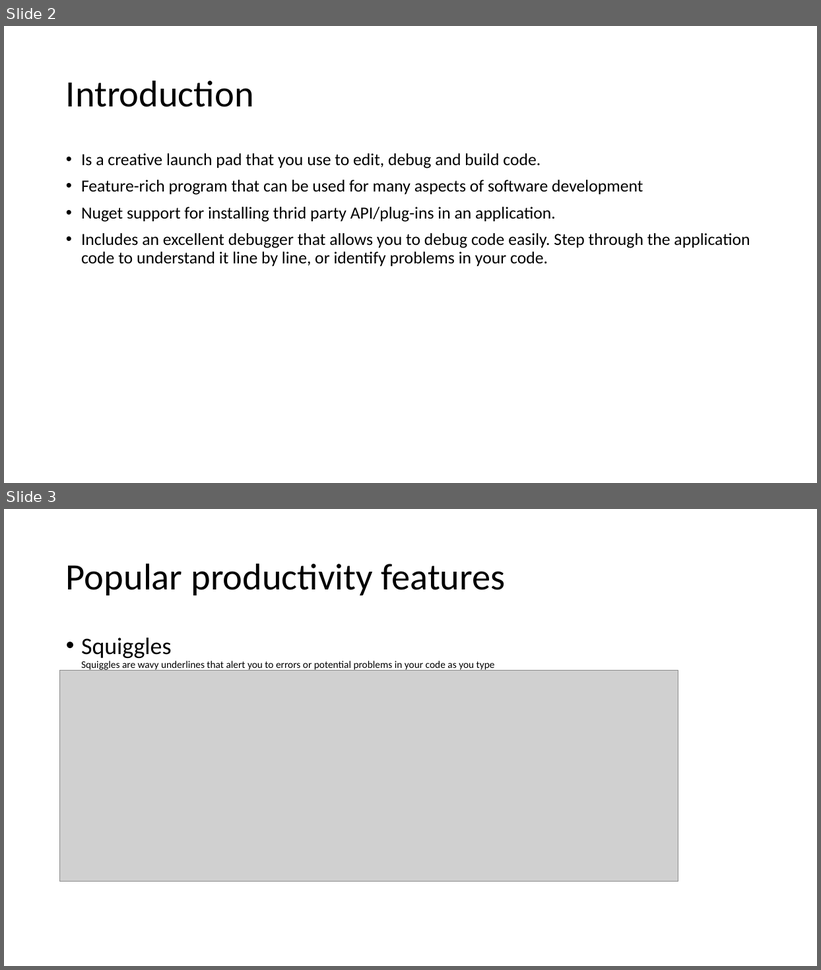
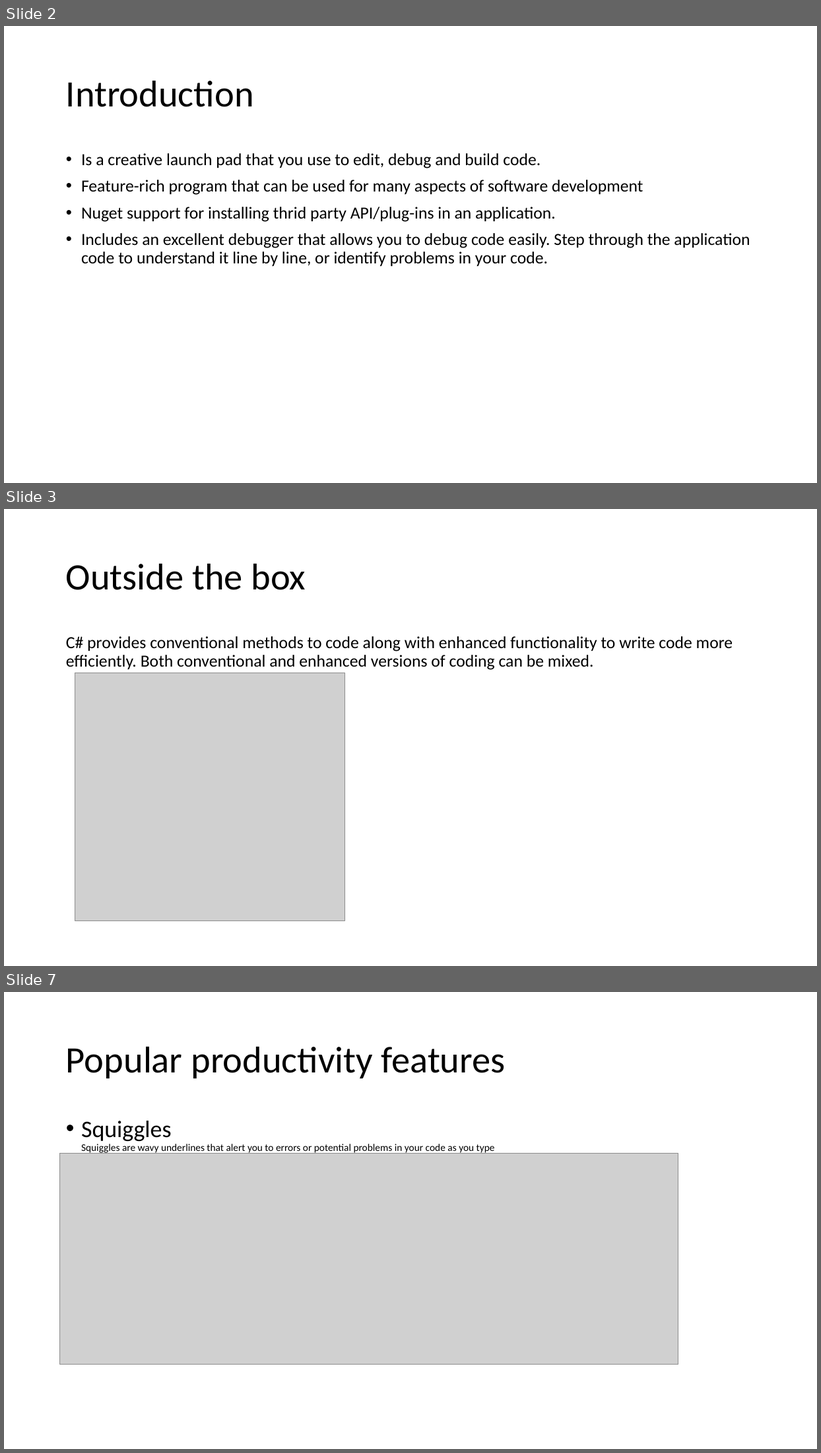
Before and after one commit to karenpayneoregon/VisualStudioEducation, a slide deck: PowerPoint/Working with Visual Studio.pptx. Shown one above the other, each under a label of ours: slides 2 and 3 before the commit, slides 2, 3 and 7 after it; the slides between them are not shown. The pictures are 821x970 and 821x1453 pixels, drawn with LibreOffice and Linux fonts; fonts in the diff are those of the drawing; grey boxes stand for pictures. Boxes give left, top, right and bottom in pixels: in the first picture for what was removed or moved away, otherwise in the second. Text is boxed around its words. In the diff, an @@ line names an element or a change of style, - is before the commit and + after.

```diff
--- a/PowerPoint/Working with Visual Studio.pptx
+++ b/PowerPoint/Working with Visual Studio.pptx
@@ slide 3 added at (4, 509, 817, 966), background #FFFFFF @@
@@ title added at (66, 563, 306, 590), 44 pt, text #000000 @@
+Outside the box
@@ text added at (66, 636, 733, 670), 20 pt, text #000000 @@
+C# provides conventional methods to code along with enhanced functionality to write code more efficiently. Both conventional and enhanced versions of coding can be mixed.
@@ picture added at (75, 673, 345, 921) @@
@@ what was slide 3 is now slide 7 @@
```
Also in this commit, not shown: 3 other slides added, 13 other files.
